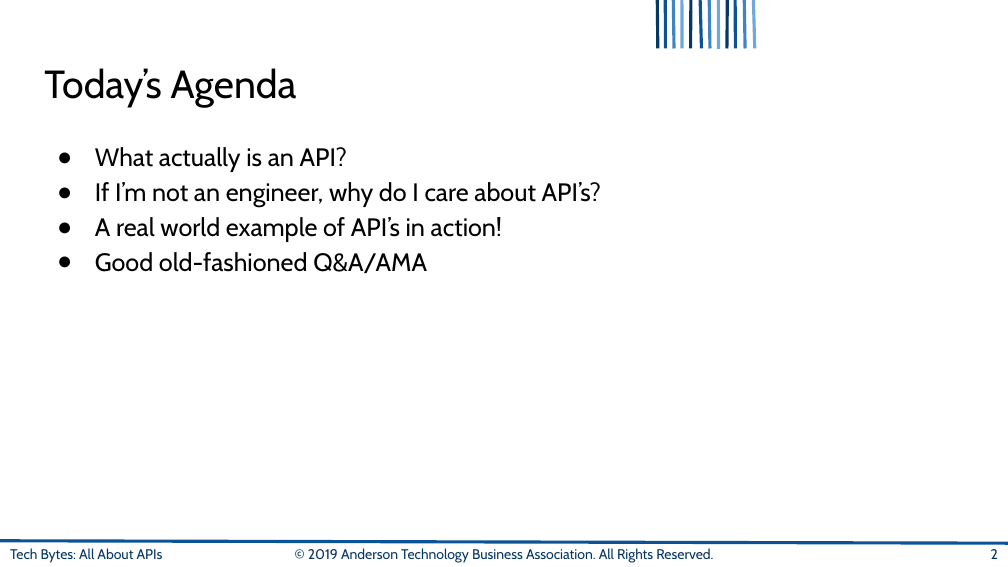
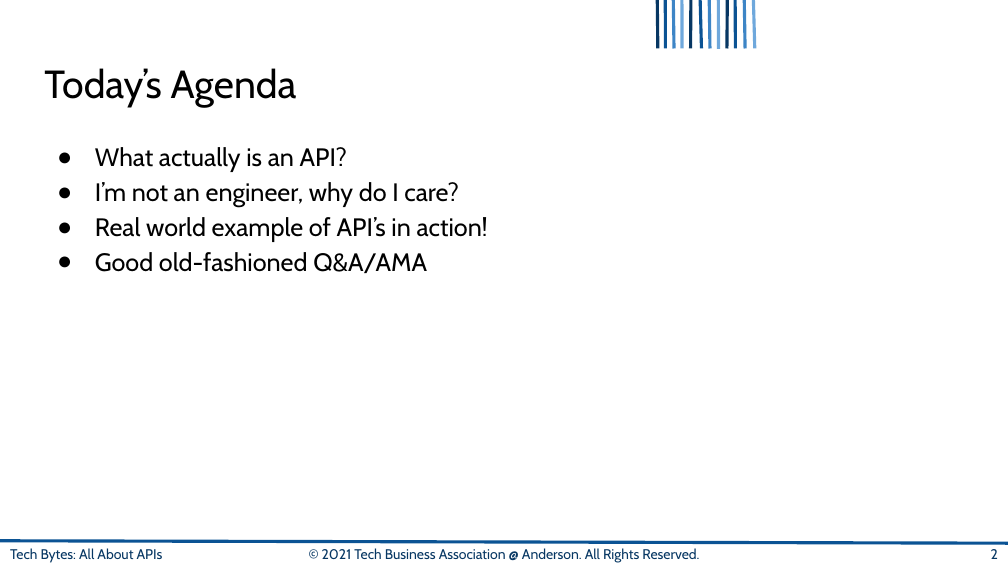
Before and after one commit to AnderTechClub/stock-market-wizard, a slide deck: slide 2 of intro-to-APIs.pptx. Drawn at 1008x567 pixels with LibreOffice and Linux fonts; fonts in the diff are those of the drawing; background and template pictures are left out. Boxes give left, top, right and bottom in pixels: in the first picture for what was removed or moved away, otherwise in the second. Text is boxed around its words. In the diff, an @@ line names an element or a change of style, - is before the commit and + after.

```diff
--- a/intro-to-APIs.pptx
+++ b/intro-to-APIs.pptx
@@ text at (95, 182, 488, 242): text changed @@
-● If I’m not an engineer, why do I care about API’s?
-● A real world example of API’s in action!
+● I’m not an engineer, why do I care?
+● Real world example of API’s in action!
@@ text at (322, 548, 699, 563): text changed @@
-© 2019 Anderson Technology Business Association. All Rights Reserved.
+© 2021 Tech Business Association @ Anderson. All Rights Reserved.
```
Also in this commit, not shown: 18 other slides changed, 1 slide added.
